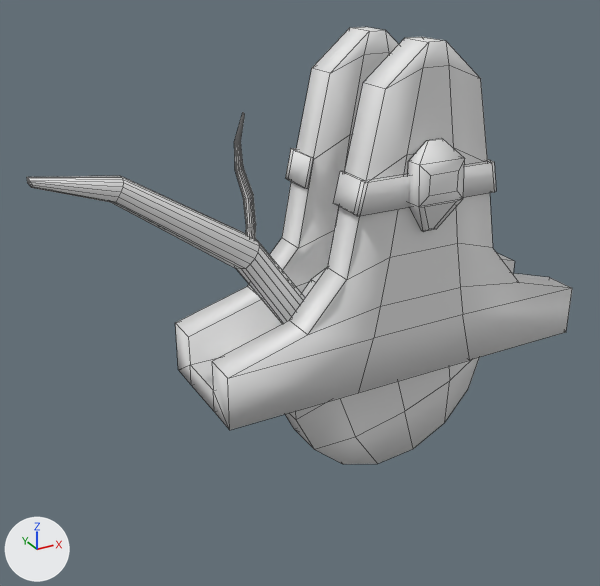
One commit to the FBX model Assets/FBX/Puzzle/Lever.fbx: the scene before it, then after it.
Both versions are drawn from a 50 mm camera at (-1.157, -1.642, 1.06) aimed at (-0.225, 0.054, 0.212). Every picture has the same lights, and +X, +Y and +Z are marked at lower left. Both versions are drawn at frame 15 of the action 'LeverBody|LeverStickAnimation'; the numbers are the values there. Mesh edges are drawn as thin lines.

The first picture shows 'LeverBody', 'LeverGemHolds', 'LeverGems', 'LeverStick'.
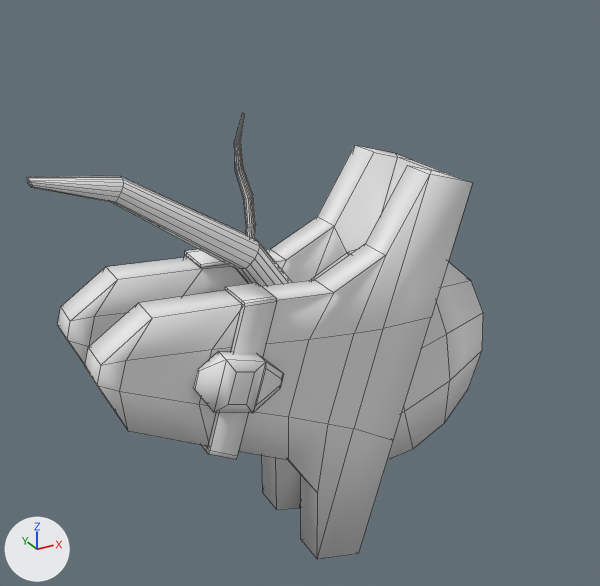
Changed parts and their boxes [x1, y1, x2, y2] in the pictures (600 x 586 px):
'LeverBody', turned
    before: [175, 27, 572, 430]
    after: [57, 145, 473, 559]
'LeverGemHolds', turned
    before: [286, 148, 496, 216]
    after: [184, 249, 277, 460]
'LeverGems', turned
    before: [408, 138, 465, 232]
    after: [193, 352, 284, 413]

The change, as a list of edits to the scene's bpy script:
```text
Change ob_levergems:
    ob_levergems.rotation_euler: (1.571, 0.0, 0.0) -> (1.571, -1.29, 0.0)  # degrees (90, 0, 0) -> degrees (90, -74, 0)
Change ob_leverbody:
    ob_leverbody.rotation_euler: (1.571, 0.0, 0.0) -> (1.571, -1.29, 0.0)  # degrees (90, 0, 0) -> degrees (90, -74, 0)
Change ob_levergemholds:
    ob_levergemholds.rotation_euler: (1.571, 0.0, 0.0) -> (1.571, -1.29, 0.0)  # degrees (90, 0, 0) -> degrees (90, -74, 0)
```
